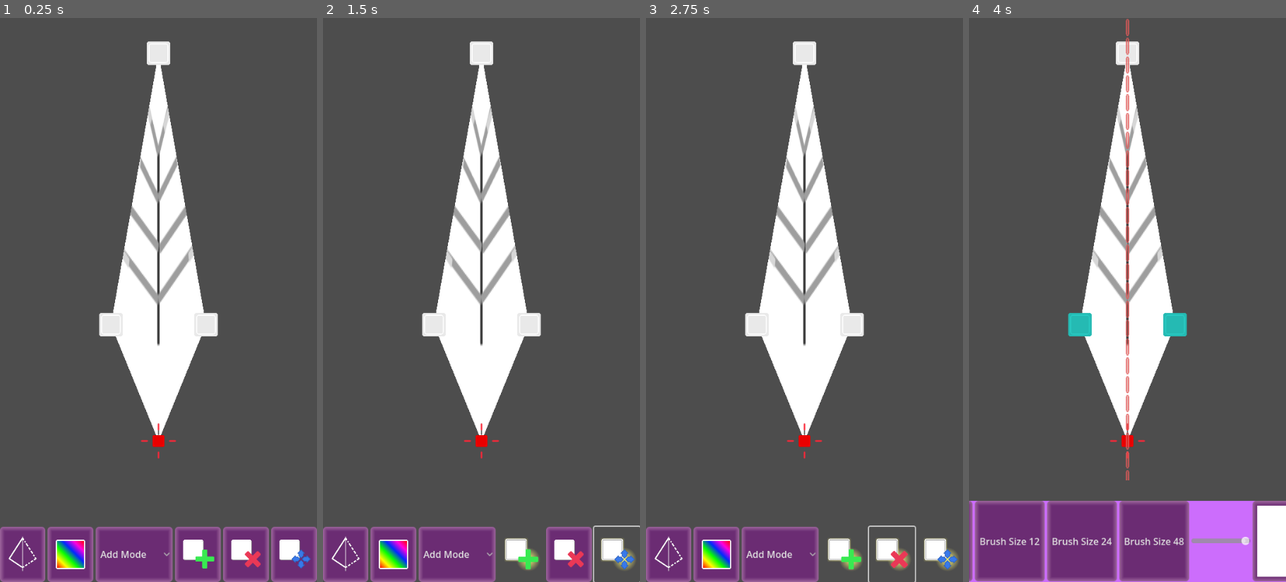
Above: before the commit, frames 1-4 (left to right).
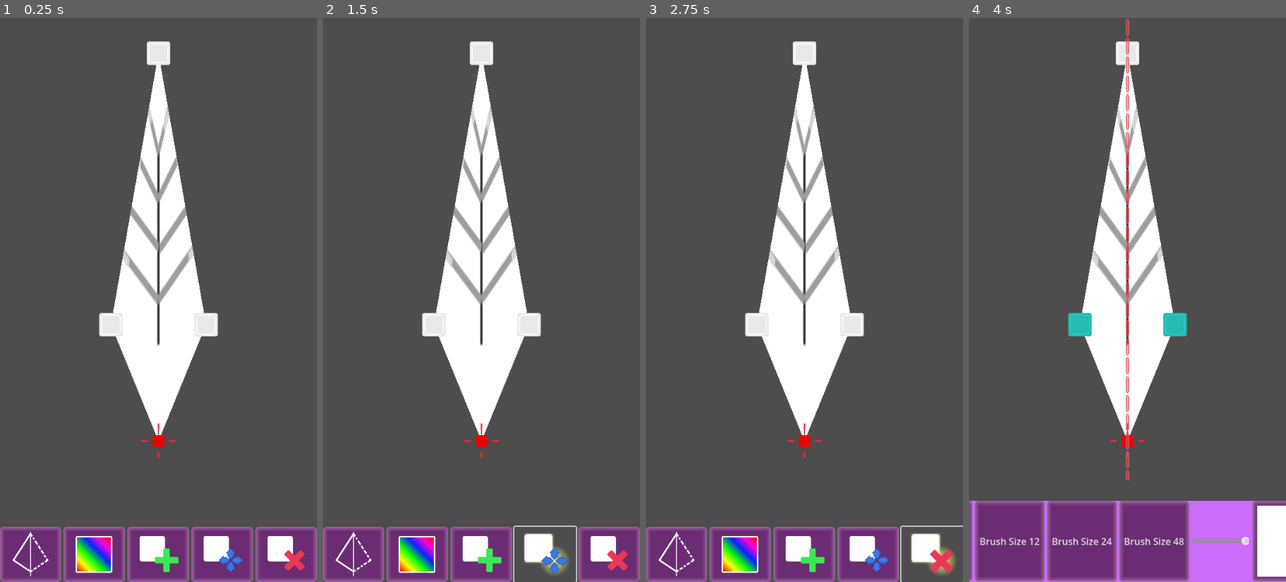
Above: after the commit, the same moments.

Repository: LettucePie/persephone
Game: Godot game, scene res://design/modes/leaf/leafmaker.tscn
Two runs of this game, one before a commit and one after it. Both use one fixed random seed, a clock stepped at 60 frames per second and the inputs below.
Inputs (mouse positions are in pixels of both pictures, inside the frame that each line leads up to; where the layout moved, square brackets give the same spot in the first picture):
- Up to frame 1 (0.25 s): no input
- Up to frame 2 (1.5 s): click (481, 553) [519, 553] at 0.5 s; click (544, 553) [617, 553] at 1.25 s
- Up to frame 3 (2.75 s): click (931, 553) [893, 553] at 2 s
- Up to frame 4 (4 s): click (1000, 553) [991, 553] at 2.75 s; click (1064, 553) [1038, 553] at 3.5 s

The runs differ from the first frame. In frame 1, 4.6% of the frame differs, in the area x 2-98%, y 90-100%; in frame 2, 6.2%, in the area x 2-100%, y 89-100%; in frame 3, 5.8%; in frame 4, nothing differs.

Commit message:
Added functionality to add, move, and remove

Diff:
--- a/design/modes/leaf/leafmaker.tscn
+++ b/design/modes/leaf/leafmaker.tscn
@@ -106,6 +106,7 @@
 expand_icon = true
 
 [node name="Mode" type="OptionButton" parent="ui/main_controls"]
+visible = false
 layout_mode = 2
 size_flags_horizontal = 3
 item_count = 3
@@ -128,6 +129,17 @@
 unchecked = ExtResource("15_ur4ru")
 checked = ExtResource("16_0feru")
 
+[node name="Move_Mode" type="CheckButton" parent="ui/main_controls"]
+layout_mode = 2
+size_flags_horizontal = 3
+theme_type_variation = &"empty_toggle"
+icon = ExtResource("15_ur4ru")
+icon_alignment = 1
+expand_icon = true
+script = ExtResource("12_it2pa")
+unchecked = ExtResource("19_svng3")
+checked = ExtResource("20_p7wbl")
+
 [node name="Remove_Mode" type="CheckButton" parent="ui/main_controls"]
 layout_mode = 2
 size_flags_horizontal = 3
@@ -138,17 +150,6 @@
 script = ExtResource("12_it2pa")
 unchecked = ExtResource("17_qi3ng")
 checked = ExtResource("18_0032b")
-
-[node name="Move_Mode" type="CheckButton" parent="ui/main_controls"]
-layout_mode = 2
-size_flags_horizontal = 3
-theme_type_variation = &"empty_toggle"
-icon = ExtResource("15_ur4ru")
-icon_alignment = 1
-expand_icon = true
-script = ExtResource("12_it2pa")
-unchecked = ExtResource("19_svng3")
-checked = ExtResource("20_p7wbl")
 
 [node name="SymmetryLine" type="TextureRect" parent="ui"]
 visible = false
@@ -249,6 +250,12 @@
 [connection signal="pressed" from="ui/main_controls/Color" to="ui" method="_on_color_pressed"]
 [connection signal="item_selected" from="ui/main_controls/Mode" to="canvas" method="_on_Mode_item_selected"]
 [connection signal="item_selected" from="ui/main_controls/Mode" to="ui" method="_on_mode_item_selected"]
+[connection signal="pressed" from="ui/main_controls/Add_Mode" to="canvas" method="_on_Mode_item_selected" binds= [0]]
+[connection signal="pressed" from="ui/main_controls/Add_Mode" to="ui" method="_on_mode_item_selected" binds= [0]]
+[connection signal="pressed" from="ui/main_controls/Move_Mode" to="canvas" method="_on_Mode_item_selected" binds= [1]]
+[connection signal="pressed" from="ui/main_controls/Move_Mode" to="ui" method="_on_mode_item_selected" binds= [1]]
+[connection signal="pressed" from="ui/main_controls/Remove_Mode" to="canvas" method="_on_Mode_item_selected" binds= [2]]
+[connection signal="pressed" from="ui/main_controls/Remove_Mode" to="ui" method="_on_mode_item_selected" binds= [2]]
 [connection signal="gui_input" from="ui/table" to="canvas" method="_on_table_gui_input"]
 [connection signal="apply_brush_image" from="ui/coloring" to="canvas" method="_on_coloring_apply_brush_image"]
 [connection signal="display_brush_image" from="ui/coloring" to="canvas" method="_on_coloring_display_brush_image"]
--- a/design/modes/leaf/leafmaker_ui.gd
+++ b/design/modes/leaf/leafmaker_ui.gd
@@ -6,6 +6,11 @@
 var symmetry_mode : bool = false
 enum EditorMode {MAIN_MODE, COLOR_MODE}
 var control_mode : EditorMode = EditorMode.MAIN_MODE
+@onready var point_edit_buttons : Array = [
+	$main_controls/Add_Mode,
+	$main_controls/Move_Mode,
+	$main_controls/Remove_Mode
+]
 
 # Called when the node enters the scene tree for the first time.
 func _ready():
@@ -24,6 +29,9 @@
 		$table.mouse_filter = 2
 	else:
 		$table.mouse_filter = 0
+	for i in point_edit_buttons.size():
+		point_edit_buttons[i].button_pressed = (i == index)
+		point_edit_buttons[i].update_state()
 
 
 func _on_symmetry_toggled(button_pressed):
Not shown, changed: design/ui/leafmaker_icons.kra
Not shown, changed: design/ui/leafmaker_icons.kra~
